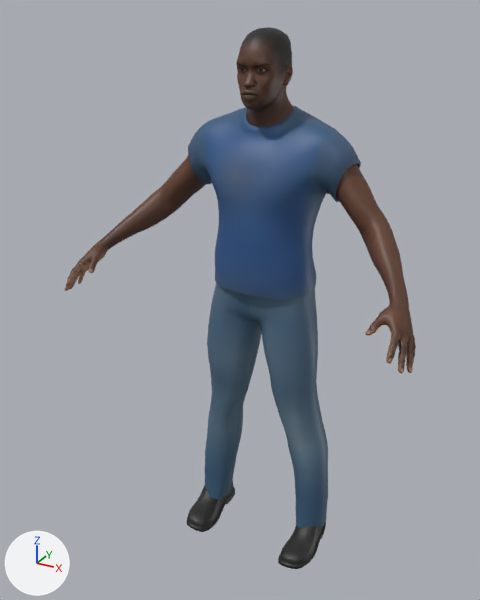
Renders of the FBX model assets/models/moussa.fbx from each side of a commit.
Rendered twice from a camera (50 mm lens) standing at (1.1, -2.24, 2.21) and looking at (-0.05, -0.15, 1.16). The lights are fixed; the arrows at lower left show +X, +Y and +Z. The picture after the commit comes second. Where no turn or scale is listed for an object, it has been applied to the vertices.

Script lines for the objects in view, before the commit:
```python
me_base_007 = bpy.data.meshes.new('base.007')
me_base_007.from_pydata(...)  # 8712 vertices, 8628 faces; spans x -0.7..0.7, y -0.47..0.07, z 0.2..2.15
# faces by material slot: [7556, 380, 92, 600]
me_base_007.materials.append(mat_moussa_body_body_fbx)  # picture img_young_darkskinned_male_diffuse_png_1024_png
me_base_007.materials.append(mat_moussa_body_lips_fbx)  # picture img_young_darkskinned_male_diffuse_png_1024_png
me_base_007.materials.append(mat_moussa_body_fingernails_fbx)  # picture img_young_darkskinned_male_diffuse_png_1024_png
me_base_007.materials.append(mat_moussa_body_ears_fbx)  # picture img_young_darkskinned_male_diffuse_png_1024_png
me_male_casualsuit04_001 = bpy.data.meshes.new('male_casualsuit04.001')
me_male_casualsuit04_001.from_pydata(...)  # 1696 vertices, 1620 faces; spans x -0.34..0.34, y -0.19..0.13, z 0.08..1.89
me_male_casualsuit04_001.materials.append(mat_moussa_body_male_casualsuit04_fbx)  # picture img_male_casualsuit04_diffuse_png_16_png
me_shoes04_001 = bpy.data.meshes.new('shoes04.001')
me_shoes04_001.from_pydata(...)  # 1722 vertices, 1660 faces; spans x -0.312..0.312, y -0.257..0.078, z -0.004..0.277
me_shoes04_001.materials.append(mat_moussa_body_shoes04_fbx)  # picture img_shoes04_diffuse_png_16_png
ob_moussa_body = bpy.data.objects.new('moussa_body', me_base_007)
ob_moussa_body.location = (0.0, 0.0, 0.0)
ob_moussa_body_male_casualsuit04 = bpy.data.objects.new('moussa_body.male_casualsuit04', me_male_casualsuit04_001)
ob_moussa_body_male_casualsuit04.location = (0.0, 0.0, 0.0)
ob_moussa_body_shoes04 = bpy.data.objects.new('moussa_body.shoes04', me_shoes04_001)
ob_moussa_body_shoes04.location = (0.0, 0.0, 0.0)
```
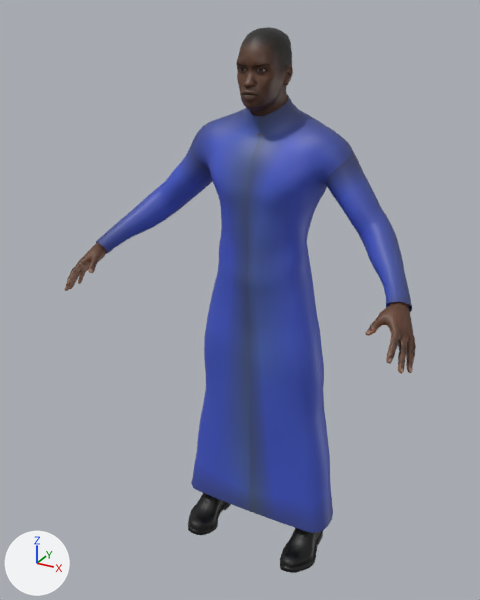
Pixel boxes (x1, y1, x2, y2) of what changed, in the pictures (480 x 600 px):
'moussa_body.maciekg_wizard_robe', added (blue)
    after: (96, 95, 412, 533)
'moussa_body.male_casualsuit04', deleted (blue)
    before: (188, 106, 361, 529)
'moussa_body.shoes04', reshaped
    before: (187, 480, 326, 569)
    after: (188, 493, 323, 573)
part 1 of me_shoes04_001, rebuilt (10% narrower)
    before: (278, 522, 326, 569)
    after: (280, 528, 323, 573)
part 2 of me_shoes04_001, rebuilt
    before: (187, 480, 235, 532)
    after: (188, 493, 231, 535)
part 3 of me_base_007, deleted
    before: (106, 154, 408, 296)

What the commit changed:
Picture 'shoes03_diffuse.png_16.png' (img_shoes03_diffuse_png_16_png) is new.
Picture 'mage_robe_diffuse.png_16.png' (img_mage_robe_diffuse_png_16_png) is new.
Material 'moussa_body.shoes03_fbx' (mat_moussa_body_shoes03_fbx) is new.
Its texture is img_shoes03_diffuse_png_16_png.
Material 'moussa_body.maciekg_wizard_robe_fbx' (mat_moussa_body_maciekg_wizard_robe_fbx) is new.
Its texture is img_mage_robe_diffuse_png_16_png.
me_shoes04_001 is used by ob_moussa_body_shoes04; location (0.0, 0.0, 0.0).
me_shoes04_001 had 1722 vertices, 1660 faces and spanned x -0.312..0.312, y -0.257..0.078, z -0.004..0.277.
me_shoes04_001 no longer uses material mat_moussa_body_shoes04_fbx (picture img_shoes04_diffuse_png_16_png).
me_shoes04_001 now has 2222 vertices, 2064 faces and spans x -0.318..0.318, y -0.266..0.069, z -0.033..0.277.
me_shoes04_001 part 1: the loose piece of 717 vertices spanning x 0.175..0.312, y -0.257..0.078, z -0.004..0.135 is rebuilt with 759 vertices and now spans x 0.172..0.318, y -0.266..0.069, z -0.033..0.118, in mat_moussa_body_shoes03_fbx (picture img_shoes03_diffuse_png_16_png).
me_shoes04_001 part 2: the loose piece of 717 vertices spanning x -0.312..-0.175, y -0.257..0.078, z -0.004..0.135 is rebuilt with 759 vertices and now spans x -0.318..-0.172, y -0.266..0.069, z -0.033..0.118, in mat_moussa_body_shoes03_fbx (picture img_shoes03_diffuse_png_16_png).
Other edits to the shape of me_shoes04_001 do not show in these pictures.
me_shoes04_001 gains material mat_moussa_body_shoes03_fbx (picture img_shoes03_diffuse_png_16_png).
me_base_007 is used by ob_moussa_body; location (0.0, 0.0, 0.0).
me_base_007 had 8712 vertices, 8628 faces and spanned x -0.7..0.7, y -0.47..0.07, z 0.2..2.15.
me_base_007 now has 7706 vertices, 7622 faces and spans x -0.7..0.7, y -0.47..0.05, z 0.2..2.15.
me_base_007 part 3: 926 vertices removed from x -0.61..0.61, y -0.26..0.07, z 1.33..1.86.
Other edits to the shape of me_base_007 do not show in these pictures.
Mesh me_mage_robe_003 is new.
It has 1993 vertices, 1952 faces and spans x -0.65..0.65, y -0.32..0.12, z 0.14..1.93.
It uses material mat_moussa_body_maciekg_wizard_robe_fbx (picture img_mage_robe_diffuse_png_16_png).
Object 'moussa_body.male_casualsuit04' (ob_moussa_body_male_casualsuit04) is deleted.
Object 'moussa_body.maciekg_wizard_robe' (ob_moussa_body_maciekg_wizard_robe) is new; it shows me_mage_robe_003.
Its location is (0.0, 0.0, 0.0).
